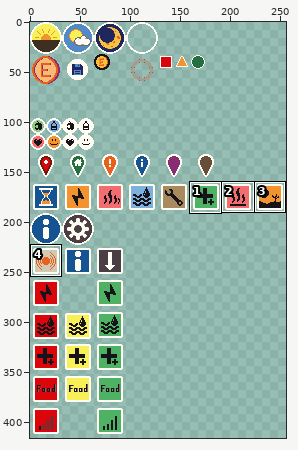
One commit to this pixel-art file: godot/assets/GUI/icons/icons.aseprite. Above, an overview of the earlier version with the close-up marked.
Close-up. Before the commit:
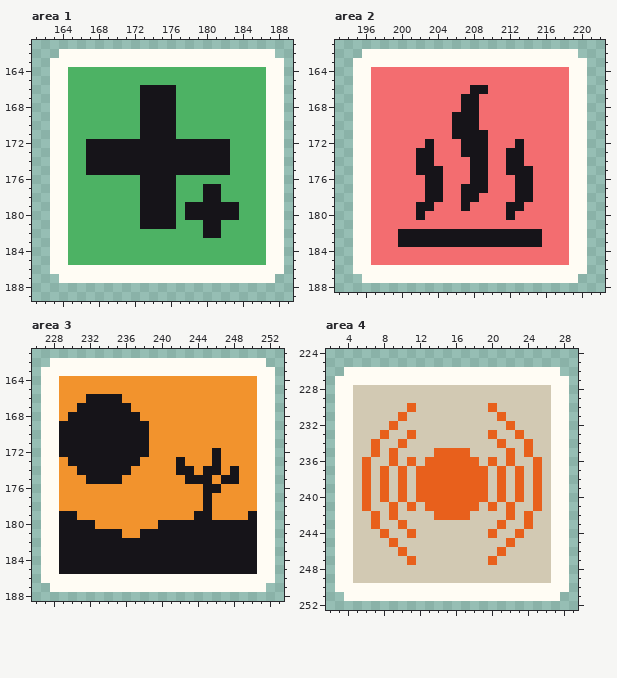
256x384 pixels, 1 frame. Shown: area 1: x 161..189, y 161..189; area 2: x 193..222, y 161..188; area 3: x 226..253, y 161..188; area 4: x 2..29, y 224..252. The old version is drawn lined up with the new one. The commit also changed other parts of the picture, which this record leaves out.
And afterwards:
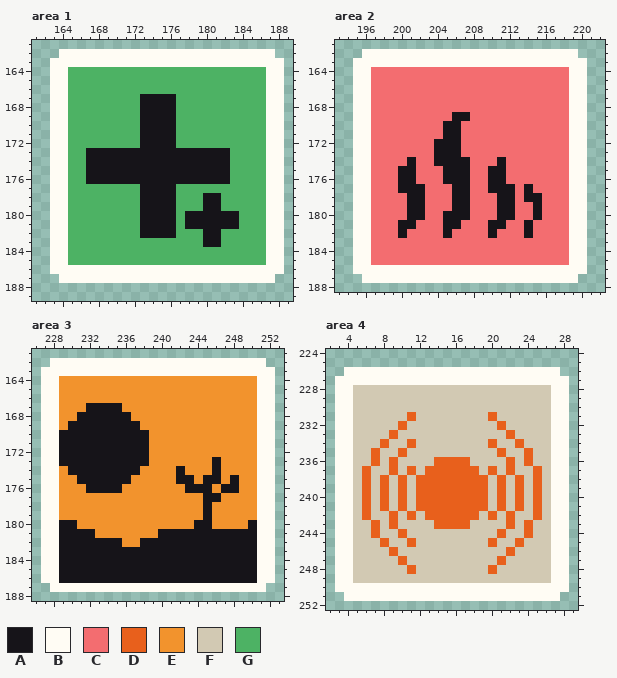
Palette (. is transparent): A #161419  B #fffcf4  C #f36d70  D #e8601c  E #f2932d  F #d2c9b3  G #4db264
Edits made:
canvas 256x384 -> 256x416; drawings rearranged on the sheet (the old picture shows each at its new place; 1 dropped ones are not shown)
Changed rows in their new state; - is an unchanged pixel.
Area 1:
first column x 173:
166 GGGG
first column x 167:
172 GGGGGG----GGGGGG
first column x 167:
176 AAAAAA----AAAAAA-
177 -------------GG--
179 -----------GG--GG
181 -----------AA--AA
182 ------AAAA-------
183 -------------AA--
Area 2:
first column x 200:
166 --------CC------
167 -------CC-------
168 -------CC-------
169 --------C-------
170 -----A-CC-------
171 -----A-CCC------
172 ---CAAACCC---C--
173 --CCAAACCC--CC--
174 -ACCAAAACC-ACC--
175 AACCCAAACCAACCC-
176 AA-CCAAACCAA-CC-
177 AAACC-A-CCAAAC--
178 -AACC-A-C--AAC-A
179 -A-C--A----A-C-A
180 -A---AAA---A---A
181 AA---AA---AA--A-
182 -CCCC-CCCC-CCC-C
183 CCCCCCCCCCCCCCCC
Area 3:
first column x 229:
166 ---EEEE---------------
167 --E----E--------------
168 -E------E-------------
169 E--------E------------
172 -----------------E----
173 A--------A---E--------
174 -A------A-----E-E--E--
175 --A----A-----A-E-AE---
176 ---AAAA-------AA-EAA--
177 -----------------A----
179 EE-------------E-----E
180 --EE-------EEEE--EEEE-
181 ----EEE--EE-----------
182 -------EE-------------
first column x 229:
186 AAAAAAAAAAAAAAAAAAAAAA
Area 4:
first column x 6:
230 -----F--------F-----
231 ----FD--------DF----
232 ---FD----------DF---
233 --FD-F--------F-DF--
234 -FD-FD--------DF-DF-
235 ---FD---FFFF---DF---
236 FD---F-F----F-F---DF
237 --FDFDF------FDFDF--
first column x 6:
241 --DFDFD------DFDFD--
242 DF---D-D----D-D---FD
243 ---DF---DDDD---FD---
244 -DF-DF--------FD-FD-
245 --DF-D--------D-FD--
246 ---DF----------FD---
247 ----DF--------FD----
248 -----D--------D-----
